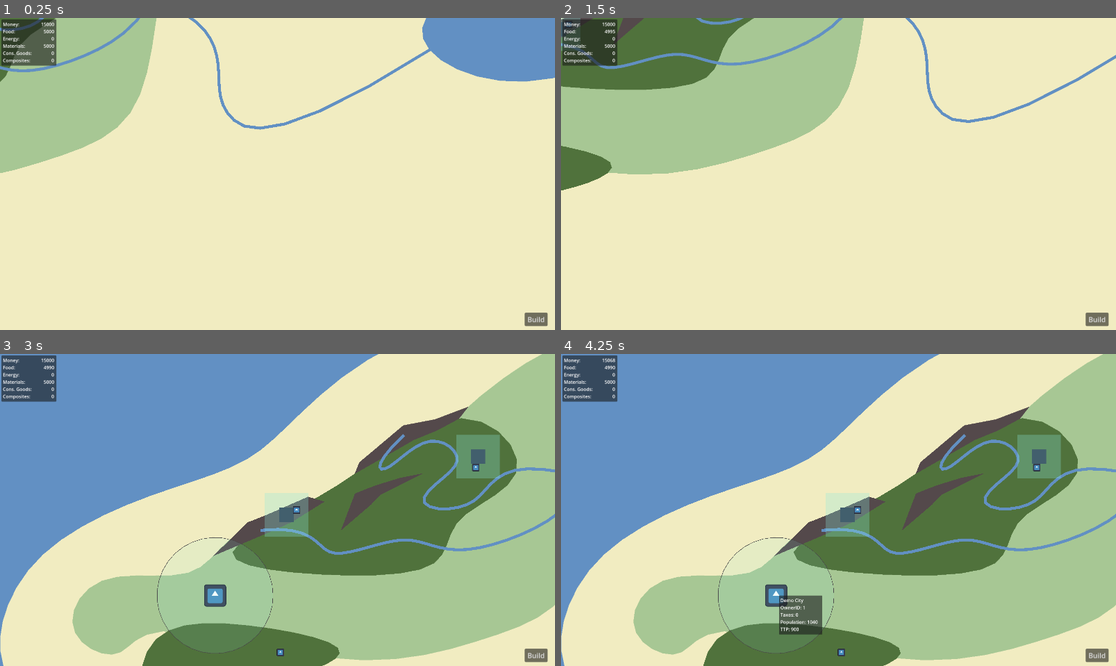
Above: before the commit, frames 1-4 (two rows, left to right).
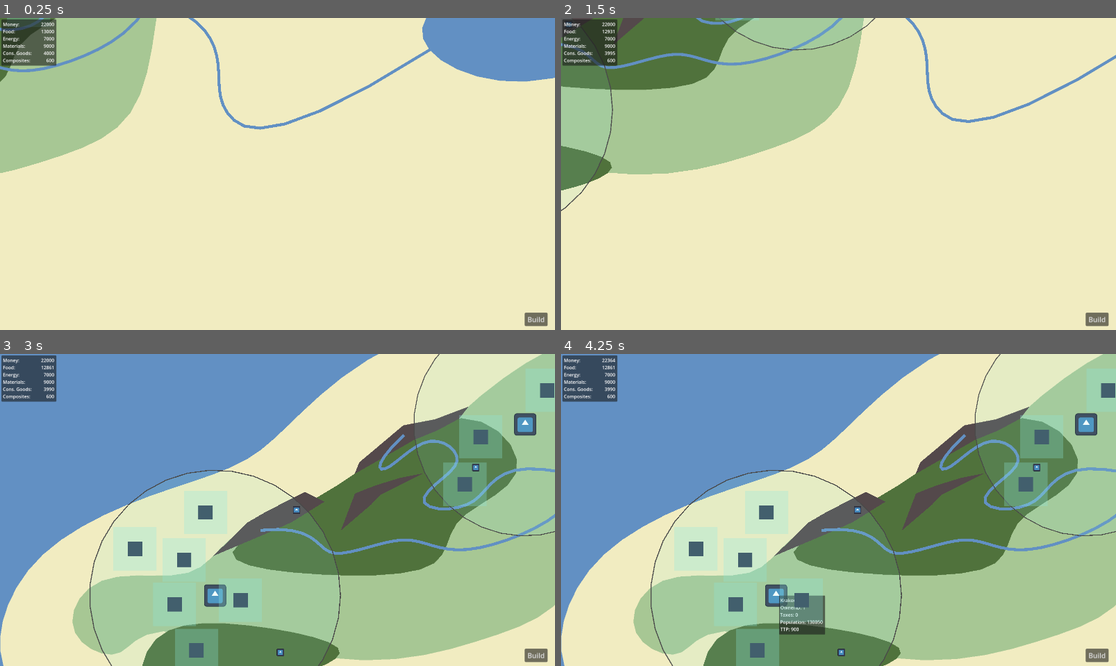
Above: after the commit, the same moments.

Repository: Novation257/Nations-Refounded
Game: Godot game, scene res://masterScene.tscn
Same seed, same stepped clock (60 frames per second), same inputs: the game is played once before the commit and once after it. The engine's default icon, where the game draws it, is replaced by a stand-in: a white triangle on a blue panel in a dark square.
Inputs (mouse positions are in pixels of both pictures, inside the frame that each line leads up to):
- Up to frame 1 (0.25 s): no input
- Up to frame 2 (1.5 s): tap Enter at 0.5 s; move the mouse to (855, 217) at 0.52 s; press the mouse at (855, 217) at 0.53 s; tap Space at 1.25 s; move the mouse to (1005, 220) at 1.27 s; release the mouse at (1005, 220) at 1.28 s; tap Down (CamDown) at 1.35 s
- Up to frame 3 (3 s): click (444, 556) at 1.55 s; tap Enter at 2 s; move the mouse to (5, 360) at 2.02 s; press the mouse at (5, 360) at 2.03 s; tap Left (CamLeft) at 2.1 s; tap Space at 2.75 s; move the mouse to (305, 510) at 2.77 s; release the mouse at (305, 510) at 2.78 s; tap Right (CamRight) at 2.85 s
- Up to frame 4 (4.25 s): click (866, 510) at 3.05 s; tap Enter at 3.5 s; move the mouse to (777, 594) at 3.52 s; press the mouse at (777, 594) at 3.53 s; tap Up (CamUp) at 3.6 s

The runs differ from the first frame. In frame 1, less than 0.1% of the frame differs, in the area x 1-10%, y 0-15%; in frame 2, 0.4%; in frame 3, 8.5%; in frame 4, 9.1%, in the area x 7-100%, y 0-100%.

Commit message:
Bug fixes and demo setup

Diff:
--- a/ClientApp/gameObjects/city/city.gd
+++ b/ClientApp/gameObjects/city/city.gd
@@ -30,14 +30,14 @@
 var population:int = initialPopulation
 var productionTime:int = 1800 # 30 minutes
 var productionCountdown:int = productionTime
-var stockpile:int = 0
+var stockpile:float = 0
 var inputs:Resources = Resources.new()
 
 func calculateFoodUsage(population:int) -> int:
 	return floor((population * .001) - .00006*pow(population, 1.2) + 5)
 
 func calculateCGUsage(population:int) -> int:
-	return floor(calculateFoodUsage(population) * .25)
+	return floor(calculateFoodUsage(population) * .10)
 
 func calculateTaxProduction(population:int) -> int:
 	return floor(calculateFoodUsage(population) * 3.5)
@@ -51,13 +51,11 @@
 	#print("Doing tick on extractor:" + name)
 	productionCountdown -= time
 	if(productionCountdown <= 0): # Production cycle completed
-		print("done!")
 		production_tick.emit(self)
-		stockpile += 1
 		productionCountdown = productionTime + productionCountdown
 
-		# Update City limits - log scale giving values between 2 and 4.5
-		cityLimits.scale[0] = max(2, (0.5 * log(population) / log(10) - 0.5) + 1)
+		# Update City limits - log scale giving values between ~2 and ~4.5
+		cityLimits.scale[0] = max(2, (0.69 * log(population) / log(10) - 0.19) + 1)
 		cityLimits.scale[1] = cityLimits.scale[0]
 
 		# Update inputs
--- a/ClientApp/gameObjects/city/city.tscn
+++ b/ClientApp/gameObjects/city/city.tscn
@@ -37,7 +37,7 @@
 unique_name_in_owner = true
 offset_left = 100.0
 offset_top = -80.0
-offset_right = 250.0
+offset_right = 260.0
 offset_bottom = 55.0
 metadata/_edit_use_anchors_ = true
 
--- a/ClientApp/gameObjects/extractor/GenericExtractor.tscn
+++ b/ClientApp/gameObjects/extractor/GenericExtractor.tscn
@@ -68,7 +68,7 @@
 
 func _ready() -> void:
 	# Set production values
-	exStats.setType(get_meta(\"type\"))
+	exStats.setType(get_meta(\"Type\"))
 
 	# Get UI nodes
 	UI = get_node(\"%UI\")
@@ -79,7 +79,7 @@
 
 	# Hide UI and update values
 	UI.visible = false
-	UI_type.text = get_meta(\"type\")
+	UI_type.text = get_meta(\"Type\")
 	UI_ownerID.text = \"OwnerID: \" + str(get_meta(\"ownerID\"))
 
 	return
--- a/ClientApp/gameObjects/resourceNode/resourceNode.gd
+++ b/ClientApp/gameObjects/resourceNode/resourceNode.gd
@@ -30,6 +30,7 @@
 		# Emit signal if clicked
 		if Input.is_action_just_pressed("LMB"):
 			print("Clicked " + self.name)
+			print("Emitting: " + get_meta("Extractor"))
 			node_clicked.emit(get_meta("Extractor"))
 	pass
 
--- a/ClientApp/masterScene.tscn
+++ b/ClientApp/masterScene.tscn
@@ -17,7 +17,7 @@
 position = Vector2(65.9999, 155)
 script = ExtResource("3_tiwjy")
 points = PackedVector2Array(-2433.31, -518.684, -2004.8, -716.461, -1647.84, -804.659, -1484.05, -1021.36, -987.639, -1 …(1136 unchanged characters)…
-weights = PackedFloat32Array(1, 1, 1, 1, 1, 1, 1, 1, 1, 1, 1 …(120176 unchanged characters)… 1, 1, 1, 1, 1, 1, 1, 1, 1, 1, 1, 1, 1, 1)
+weights = PackedFloat32Array(1, 1, 1, 1, 1, 1, 1, 1, 1, 1, 1 …(120176 unchanged characters)… 1, 1, 1, 1, 1, 1, 1, 1, 1, 1, 1, 1, 1, 1, 1, 1, 1, 1, 1, 1, 1, 1, 1, 1, 1, 1, 1, 1, 1, 1, 1, 1, 1, 1)
 collision_poly = NodePath("barren/CollisionPolygon2D")
 open = false
 border = false
@@ -34,7 +34,7 @@
 position = Vector2(-980, -203)
 script = ExtResource("3_tiwjy")
 points = PackedVector2Array(-243.622, -222.623, 78.9117, -640.832, 508.909, -930.005, 665.709, -836.773, 563.194, -447.16, 530.291, 35.7971, 207.751, 151.71, -248.317, 285.678, -1009.16, 55.1613, -1048.76, 258.808, -1298.16, 142.881, -1164.63, -108.98, -776.504, -20.901, -700.589, -274.256)
-weights = PackedFloat32Array(1, 1, 1, 1, 1, 1, 1, 1, 1, 1, 1 …(22625 unchanged characters)… 1, 1, 1, 1, 1, 1, 1, 1, 1, 1, 1, 1, 1, 1)
+weights = PackedFloat32Array(1, 1, 1, 1, 1, 1, 1, 1, 1, 1, 1 …(22625 unchanged characters)… 1, 1, 1, 1, 1, 1, 1, 1, 1, 1, 1, 1, 1, 1, 1, 1, 1, 1, 1, 1, 1, 1, 1, 1, 1, 1, 1, 1, 1, 1, 1, 1, 1, 1)
 collision_poly = NodePath("plains/CollisionPolygon2D")
 open = false
 border = false
@@ -51,7 +51,7 @@
 position = Vector2(-1035, -521)
 script = ExtResource("3_tiwjy")
 points = PackedVector2Array(-786.552, 194.825, -253.795, -31.4633, 173.837, -409.204, 467.833, -79.5718, 82.9648, 45.1541, 145.328, 255.406, -367.83, 258.97)
-weights = PackedFloat32Array(1, 1, 1, 1, 1, 1, 1, 1, 1, 1, 1 …(16568 unchanged characters)… 1, 1, 1, 1, 1, 1, 1, 1, 1, 1, 1, 1, 1, 1)
+weights = PackedFloat32Array(1, 1, 1, 1, 1, 1, 1, 1, 1, 1, 1 …(16568 unchanged characters)… 1, 1, 1, 1, 1, 1, 1, 1, 1, 1, 1, 1, 1, 1, 1, 1, 1, 1, 1, 1, 1, 1, 1, 1, 1, 1, 1, 1, 1, 1, 1, 1, 1, 1)
 collision_poly = NodePath("forest/CollisionPolygon2D")
 open = false
 border = false
@@ -78,7 +78,7 @@
 scale = Vector2(1790.87, 1256.09)
 color = Color(0.329412, 0.286275, 0.294118, 1)
 antialiased = true
-polygon = PackedVector2Array(1.15475, 8.84494, 1.19048, 8.82185, 1.25414, 8.76533, 1.22231, 8.75179, 1.14302, 8.80115, 1.10505, 8.82265, 1.03916, 8.915, 1.12627, 8.86245)
+polygon = PackedVector2Array(1.15475, 8.84494, 1.19048, 8.82185, 1.25414, 8.76533, 1.21617, 8.73823, 1.14302, 8.79157, 1.10505, 8.82265, 1.03916, 8.915, 1.12627, 8.86245)
 
 [node name="mountains" parent="Map/MountainsEX2" instance=ExtResource("4_uqlib")]
 
@@ -129,7 +129,7 @@
 position = Vector2(-1735, 113)
 script = ExtResource("3_tiwjy")
 points = PackedVector2Array(-243.622, -222.623, 110.098, -223.524, 539.917, -135.425, 323.673, -36.6466, 128.786, -12.6194, 18.7378, 201.189, -274.336, 120.865)
-weights = PackedFloat32Array(1, 1, 1, 1, 1, 1, 1, 1, 1, 1, 1 …(5348 unchanged characters)… 1, 1, 1, 1, 1, 1, 1, 1, 1, 1, 1, 1, 1, 1)
+weights = PackedFloat32Array(1, 1, 1, 1, 1, 1, 1, 1, 1, 1, 1 …(5348 unchanged characters)… 1, 1, 1, 1, 1, 1, 1, 1, 1, 1, 1, 1, 1, 1, 1, 1, 1, 1, 1, 1, 1, 1, 1, 1, 1, 1, 1, 1, 1, 1, 1, 1, 1, 1)
 collision_poly = NodePath("forest/CollisionPolygon2D")
 open = false
 border = false
@@ -146,7 +146,7 @@
 position = Vector2(556, -855)
 script = ExtResource("3_tiwjy")
 points = PackedVector2Array(19.9692, -265.708, 355.59, -217.762, 478.451, -142.847, 469.461, -5.00256, 402.259, 102.07, 340.631, 91.9543, 138.782, -110.154, -244.144, 58.0143, -265.713, 259.592, -369.792, 206.203, -654.269, 288.666, -429.523, -268.705, -243.733, -340.623)
-weights = PackedFloat32Array(1, 1, 1, 1, 1, 1, 1, 1, 1, 1, 1 …(35906 unchanged characters)… 1, 1, 1, 1, 1, 1, 1, 1, 1, 1, 1, 1, 1, 1)
+weights = PackedFloat32Array(1, 1, 1, 1, 1, 1, 1, 1, 1, 1, 1 …(35906 unchanged characters)… 1, 1, 1, 1, 1, 1, 1, 1, 1, 1, 1, 1, 1, 1, 1, 1, 1, 1, 1, 1, 1, 1, 1, 1, 1, 1, 1, 1, 1, 1, 1, 1, 1, 1)
 collision_poly = NodePath("plains/CollisionPolygon2D")
 open = false
 border = false
@@ -163,7 +163,7 @@
 position = Vector2(525, -701)
 script = ExtResource("3_tiwjy")
 points = PackedVector2Array(-326.819, -35.0415, 65.0303, -257.976, 397.181, -159.042, 467.833, -79.5718, 343.181, 16.9585, 137.181, 20.9585, -388.181, 122.949)
-weights = PackedFloat32Array(1, 1, 1, 1, 1, 1, 1, 1, 1, 1, 1 …(21812 unchanged characters)… 1, 1, 1, 1, 1, 1, 1, 1, 1, 1, 1, 1, 1, 1)
+weights = PackedFloat32Array(1, 1, 1, 1, 1, 1, 1, 1, 1, 1, 1 …(21812 unchanged characters)… 1, 1, 1, 1, 1, 1, 1, 1, 1, 1, 1, 1, 1, 1, 1, 1, 1, 1, 1, 1, 1, 1, 1, 1, 1, 1, 1, 1, 1, 1, 1, 1, 1, 1)
 collision_poly = NodePath("forest/CollisionPolygon2D")
 open = false
 border = false
@@ -183,23 +183,63 @@
 [node name="Cities" type="Node2D" parent="."]
 unique_name_in_owner = true
 
-[node name="Demo City" parent="Cities" instance=ExtResource("7_suwhb")]
+[node name="Krakow" parent="Cities" instance=ExtResource("7_suwhb")]
 position = Vector2(-1725, -199)
 metadata/ownerID = 1
-metadata/population = 1000
+metadata/population = 125000
+
+[node name="Warsaw" parent="Cities" instance=ExtResource("7_suwhb")]
+position = Vector2(-652, -791)
+metadata/ownerID = 1
+metadata/population = 25000
 
 [node name="Extractors" type="Node2D" parent="."]
 unique_name_in_owner = true
 
-[node name="0Chocolate Factory" parent="Extractors" instance=ExtResource("5_spx8q")]
-position = Vector2(-815, -680)
-metadata/ownerID = 4
-metadata/type = "Chocolate Factory"
-
-[node name="1Coal Power Plant" parent="Extractors" instance=ExtResource("5_spx8q")]
-position = Vector2(-1478, -478)
-metadata/ownerID = 12
-metadata/type = "Coal Power Plant"
+[node name="2Sawmill" parent="Extractors" instance=ExtResource("5_spx8q")]
+position = Vector2(-1789, -9)
+metadata/ownerID = 1
+metadata/Type = "Sawmill"
+
+[node name="3Wind Turbine" parent="Extractors" instance=ExtResource("5_spx8q")]
+position = Vector2(-1832, -322)
+metadata/ownerID = 1
+metadata/Type = "Wind Turbine"
+
+[node name="4Rice Farm" parent="Extractors" instance=ExtResource("5_spx8q")]
+position = Vector2(-1865, -168)
+metadata/ownerID = 1
+metadata/Type = "Rice Farm"
+
+[node name="5Rice Farm" parent="Extractors" instance=ExtResource("5_spx8q")]
+position = Vector2(-1637, -183)
+metadata/ownerID = 1
+metadata/Type = "Rice Farm"
+
+[node name="6Chocolate Factory" parent="Extractors" instance=ExtResource("5_spx8q")]
+position = Vector2(-861, -584)
+metadata/ownerID = 1
+metadata/Type = "Chocolate Factory"
+
+[node name="7Wind Turbine" parent="Extractors" instance=ExtResource("5_spx8q")]
+position = Vector2(-2002, -360)
+metadata/ownerID = 1
+metadata/Type = "Wind Turbine"
+
+[node name="8Wind Turbine" parent="Extractors" instance=ExtResource("5_spx8q")]
+position = Vector2(-1758, -487)
+metadata/ownerID = 1
+metadata/Type = "Wind Turbine"
+
+[node name="9Sawmill" parent="Extractors" instance=ExtResource("5_spx8q")]
+position = Vector2(-806, -748)
+metadata/ownerID = 1
+metadata/Type = "Sawmill"
+
+[node name="10Rice Farm" parent="Extractors" instance=ExtResource("5_spx8q")]
+position = Vector2(-576, -909)
+metadata/ownerID = 1
+metadata/Type = "Rice Farm"
 
 [node name="Res Nodes" type="Node2D" parent="."]
 unique_name_in_owner = true
@@ -217,7 +257,7 @@
 [node name="Cocoa RN" parent="Res Nodes" instance=ExtResource("4_veajf")]
 position = Vector2(-823, -642)
 metadata/resource = "Cocoa"
-metadata/Extractor = "Cocoa Plantation"
+metadata/Extractor = "Chocolate Factory"
 
 [node name="Cattle RN" parent="Res Nodes" instance=ExtResource("4_veajf")]
 position = Vector2(351, -990)
--- a/ClientApp/scripts/masterScene.gd
+++ b/ClientApp/scripts/masterScene.gd
@@ -61,9 +61,12 @@
 	# Initialize player
 	curr_player = Player.new()
 	curr_player.id = 1
-	curr_player.resources.money = 15000
-	curr_player.resources.food = 5000
-	curr_player.resources.building_materials = 5000
+	curr_player.resources.money = 22000 # 15000 before demo
+	curr_player.resources.food = 13000 # 5000 before demo
+	curr_player.resources.building_materials = 9000 # 5000 before demo
+	curr_player.resources.energy = 7000 # 0 before demo
+	curr_player.resources.consumer_goods = 4000 # 0 before demo
+	curr_player.resources.composites = 600 # 0 before demo
 
 	# Get UI nodes
 	moneyUI = get_node("%camera+static ui/%Money Number")
@@ -141,7 +144,7 @@
 	# Set extractor variables and metadata
 	newEx.name = str(get_node("%Extractors").get_child_count(false)) + type
 	newEx.set_meta("ownerID", curr_player.id)
-	newEx.set_meta("type", type)
+	newEx.set_meta("Type", type)
 	newEx.position = get_global_mouse_position()
 
 	# Add to extractors node
@@ -178,7 +181,7 @@
 	if (city.get_meta("ownerID") != curr_player.id): pass
 	var resourceCheck:int = city.checkResources(curr_player.resources)
 	if (resourceCheck == 0): # Normal production
-		if (city.stockpile < 18): city.stockpile += 1
+		if (city.stockpile < 18*2): city.stockpile += 1
 		city.growPopulation(1)
 		curr_player.resources.combine(city.inputs.negateNoMod())
 	elif (resourceCheck == 3): # City starving AND no consumer goods - no tax production, shrink population
@@ -187,7 +190,7 @@
 		city.growPopulation(-0.1)
 		curr_player.resources.consumer_goods -= city.inputs.consumer_goods
 	elif (resourceCheck == 2): # No consumer goods - less tax production, less population growth, consume food
-		if (city.stockpile >= 18): city.stockpile += 0.5
+		if (city.stockpile >= 18*2): city.stockpile += 0.5
 		city.growPopulation(0.5)
 		curr_player.resources.food -= city.inputs.food
 	return
